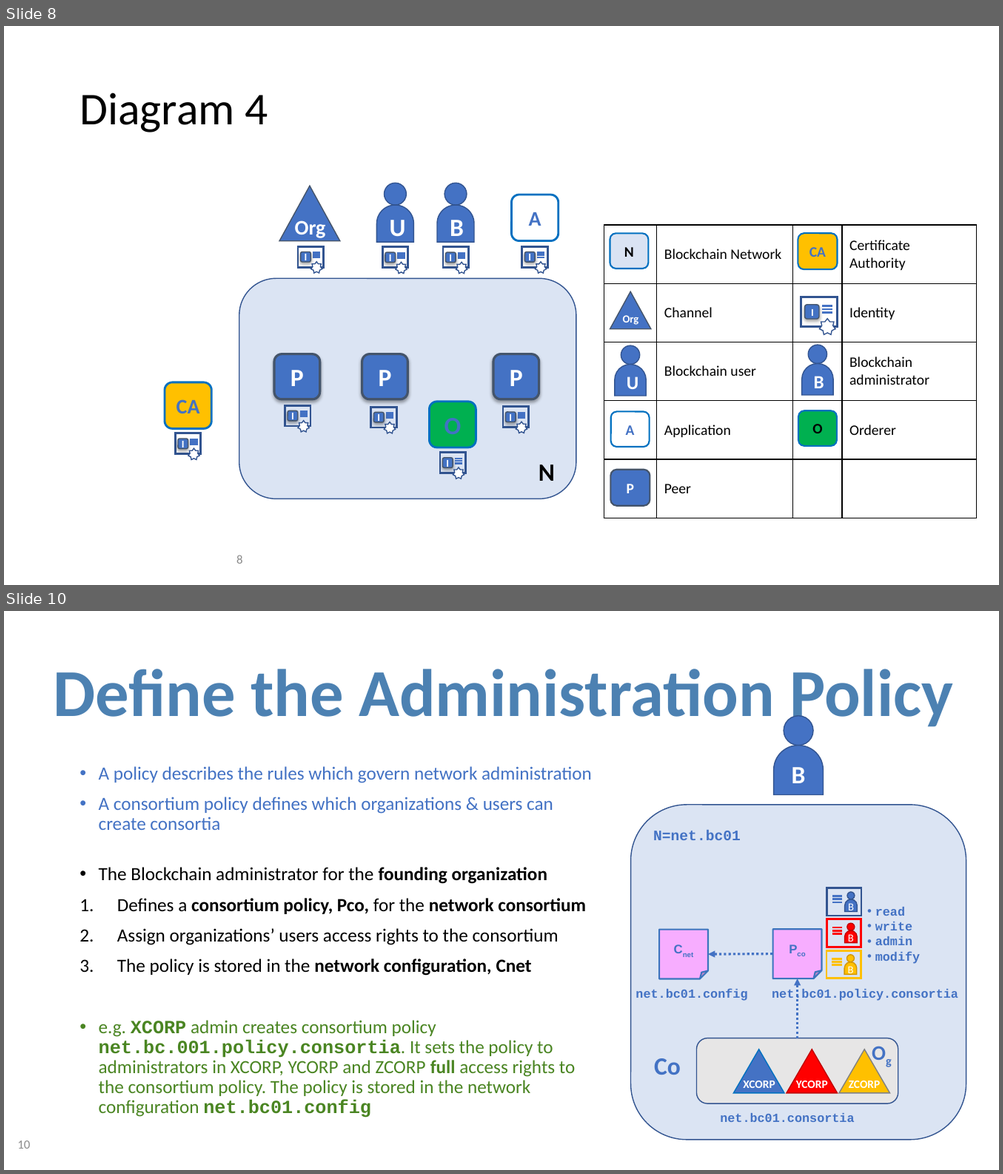
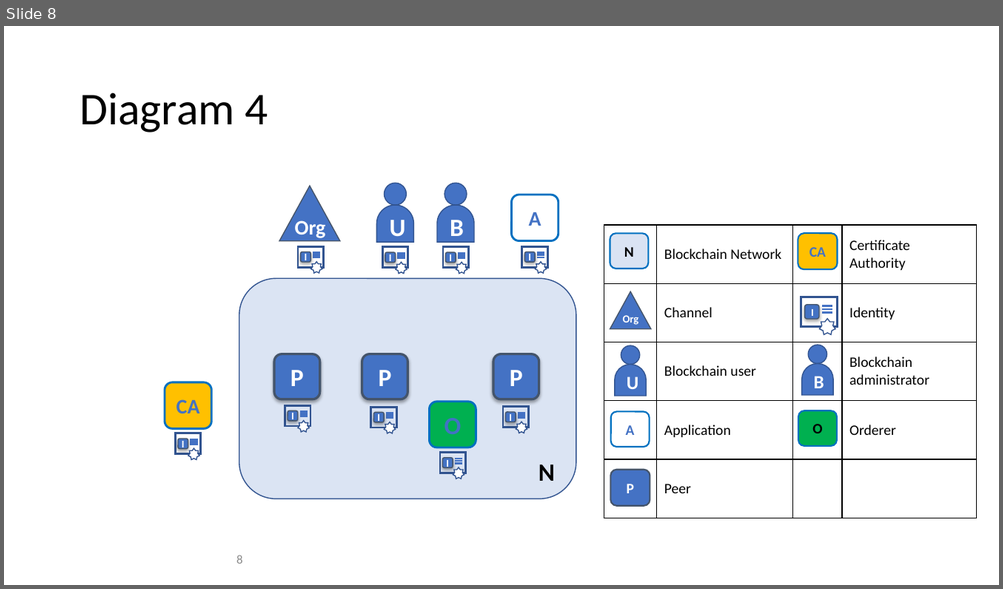
Before and after one commit to FabricTOC/FabricTOC, a slide deck: docs/OtherSourceMaterial/Diagrams.pptx. Shown one above the other, each under a label of ours: slides 8 and 10 before the commit, slide 8 after it; the slides between them are not shown. The pictures are 1003x1174 and 1003x589 pixels, drawn with LibreOffice and Linux fonts; fonts in the diff are those of the drawing. Boxes give left, top, right and bottom in pixels: in the first picture for what was removed or moved away, otherwise in the second. Text is boxed around its words. In the diff, an @@ line names an element or a change of style, - is before the commit and + after.

```diff
--- a/docs/OtherSourceMaterial/Diagrams.pptx
+++ b/docs/OtherSourceMaterial/Diagrams.pptx
@@ slide 10 removed at (4,611,999,1170), background #FFFFFF @@
@@ title removed at (53,669,953,732) @@
-Define the Administration Policy
@@ ellipse removed at (784,716,814,746) @@
@@ round same rect removed at (774,745,822,795) @@
-B
@@ text removed at (99,766,592,1118) @@
-• A policy describes the rules which govern network administration
-• A consortium policy defines which organizations & users can create consortia
-• The Blockchain administrator for the founding organization
-1. Defines a consortium policy, Pco, for the network consortium
-2. Assign organizations’ users access rights to the consortium
-3. The policy is stored in the network configuration, Cnet
-• e.g. XCORP admin creates consortium policy net.bc.001.policy.consortia. It sets the policy to administrators in XCORP, YCORP and ZCORP full access rights to the consortium policy. The policy is stored in the network configuration net.bc01.config
@@ rounded rectangle removed at (631,805,966,1140) @@
@@ text removed at (653,830,740,840) @@
-N=net.bc01
@@ text removed at (875,907,919,964) @@
-• read
-• write
-• admin
-• modify
@@ folded corner removed at (659,930,708,979) @@
-Cnet
@@ folded corner removed at (772,930,821,979) @@
-Pco
@@ arrow removed from (772, 954) to (708, 954) @@
@@ group removed at (826,888,861,979): 9 lines, 3 rectangles, 3 ellipses, 3 round same rects @@
-B
-B
-B
@@ arrow removed from (797, 1039) to (797, 979) @@
@@ text removed at (635,988,747,1001) @@
-net.bc01.config
@@ text removed at (771,989,958,1002) @@
-net.bc01.policy.consortia
@@ rounded rectangle removed at (697,1039,898,1104) @@
@@ triangle removed at (734,1050,785,1093) @@
@@ triangle removed at (787,1050,837,1093) @@
@@ triangle removed at (839,1050,890,1093) @@
@@ text removed at (865,1037,900,1069) @@
-Og
@@ text removed at (654,1059,680,1075) @@
-Co
@@ text removed at (743,1081,774,1088) @@
-XCORP
@@ text removed at (796,1081,828,1088) @@
-YCORP
@@ text removed at (848,1081,879,1088) @@
-ZCORP
@@ text removed at (720,1113,854,1122) @@
-net.bc01.consortia
@@ page number removed at (17,1141,30,1149) @@
-10
```
Also in this commit, not shown: 2 slides changed, 3 other slides removed, 2 other files.
